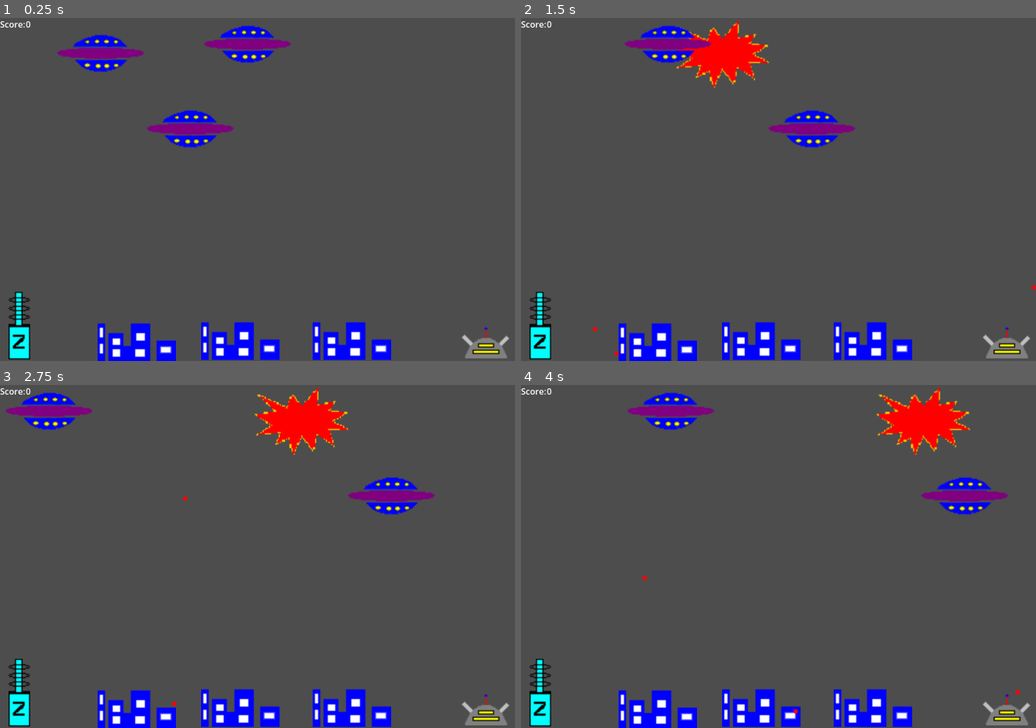
Above: before the commit, frames 1-4 (two rows, left to right).
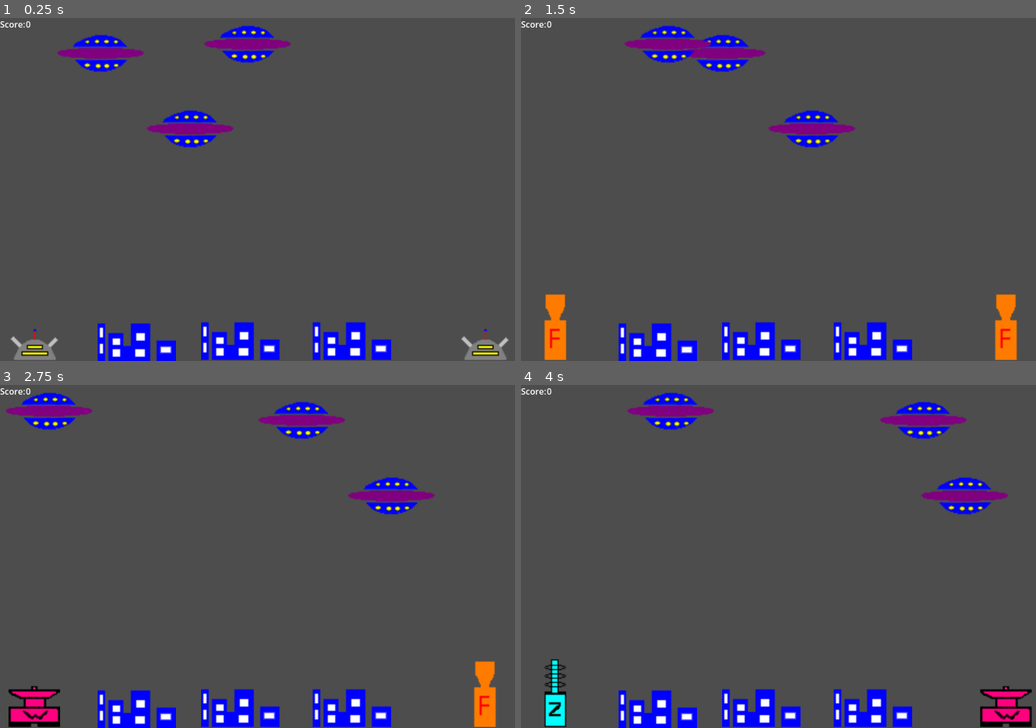
Above: after the commit, the same moments.

Repository: halkeye/AlienAttackGodot
Game: Godot game, scene res://scenes/main.tscn
Two runs of this game, one before a commit and one after it. Both use one fixed random seed, a clock stepped at 60 frames per second and the inputs below.
Inputs (mouse positions are in pixels of both pictures, inside the frame that each line leads up to):
- Up to frame 1 (0.25 s): no input
- Up to frame 2 (1.5 s): click (557, 326) at 0.52 s; click (1005, 326) at 1.27 s
- Up to frame 3 (2.75 s): click (36, 693) at 2.02 s
- Up to frame 4 (4 s): click (1005, 693) at 2.77 s; click (557, 693) at 3.52 s

The runs differ from the first frame. In frame 1, 1.2% of the frame differs, in the area x 1-99%, y 79-100%; in frame 2, 3.9%; in frame 3, 4.0%, in the area x 1-99%, y 0-100%; in frame 4, 3.9%.

Commit message:
Click to change weapon
Make all the weapon images the same size, then turn it into a button

Diff:
--- a/project.godot
+++ b/project.godot
@@ -30,6 +30,11 @@
 , Object(InputEventKey,"resource_local_to_scene":false,"resource_name":"","device":-1,"window_id":0,"alt_pressed":false,"shift_pressed":false,"ctrl_pressed":false,"meta_pressed":false,"pressed":false,"keycode":0,"physical_keycode":4194321,"key_label":0,"unicode":0,"echo":false,"script":null)
 ]
 }
+fire={
+"deadzone": 0.5,
+"events": [Object(InputEventMouseButton,"resource_local_to_scene":false,"resource_name":"","device":-1,"window_id":0,"alt_pressed":false,"shift_pressed":false,"ctrl_pressed":false,"meta_pressed":false,"button_mask":0,"position":Vector2(0, 0),"global_position":Vector2(0, 0),"factor":1.0,"button_index":1,"canceled":false,"pressed":false,"double_click":false,"script":null)
+]
+}
 
 [layer_names]
 
--- a/scenes/main.gd
+++ b/scenes/main.gd
@@ -33,6 +33,7 @@
 	if event is InputEventMouseButton:
 		if event.button_index == MOUSE_BUTTON_LEFT:
 			if event.pressed:
+				print("_unhandled_input.event: ", event)
 				var mouse_position = get_global_mouse_position()
 				$Weapon.fire(bullet_scene, get_global_mouse_position())
 				$Weapon2.fire(bullet_scene, get_global_mouse_position())
@@ -42,3 +43,11 @@
 			print("screen was touched at ", event.position)
 		else:
 			print("screen was released")
+
+
+func _on_weapon_input_event(viewport, event, shape_idx):
+	print("_on_weapon_input_event.event: ", event)
+	print("_on_weapon_input_event.shape_idx: ", shape_idx)
+	if event.is_action_pressed("switch"):
+		$Weapon.gun_type = $Weapon.gun_type + 1
+		$Weapon2.gun_type = $Weapon2.gun_type + 1
--- a/scenes/main.tscn
+++ b/scenes/main.tscn
@@ -53,12 +53,17 @@
 scale = Vector2(2, 2)
 
 [node name="Weapon" parent="." instance=ExtResource("4_edgso")]
-position = Vector2(16, 637)
+offset_left = 16.0
+offset_top = 512.0
+offset_right = 64.0
+offset_bottom = 575.0
 scale = Vector2(2, 2)
-gun_type = "Zapper"
 
 [node name="Weapon2" parent="." instance=ExtResource("4_edgso")]
-position = Vector2(861, 635)
+offset_left = 856.0
+offset_top = 512.0
+offset_right = 904.0
+offset_bottom = 575.0
 scale = Vector2(2, 2)
 
 [node name="LeftWall" type="Area2D" parent="."]
--- a/scenes/weapon.gd
+++ b/scenes/weapon.gd
@@ -1,6 +1,17 @@
-extends CharacterBody2D
+extends TextureButton
 
-@export_enum("Basic", "Firestorm", "Widearea", "Zapper") var gun_type: String = "Basic" : set=set_gun_type
+enum GunType {
+	BASIC,
+	FIRESTORM,
+	WIDEAREA,
+	ZAPPER,
+}
+@export var gun_type: GunType = GunType.BASIC : set=set_gun_type
+
+@onready var basic_gun_image = preload("res://sprites/weapons/Basic Gun.png")
+@onready var firestorm_gun_image = preload("res://sprites/weapons/firestormgun.png")
+@onready var widearea_gun_image = preload("res://sprites/weapons/wideareagun.png")
+@onready var zapper_gun_image = preload("res://sprites/weapons/zappergun.png")
 
 # Called when the node enters the scene tree for the first time.
 func _ready():
@@ -11,21 +22,33 @@
 	pass
 
 func set_gun_type(type):
-	$BasicGun.hide()
-	$Firestormgun.hide()
-	$Wideareagun.hide()
-	$Zappergun.hide()
-
-	if type == "Basic":
-		$BasicGun.show()
-	elif type == "Firestorm":
-		$Firestormgun.show()
-	elif type == "Widearea":
-		$Wideareagun.show()
-	elif type == "Zapper":
-		$Zappergun.show()
+	if type == GunType.BASIC:
+		$".".set_texture_normal(basic_gun_image)
+	elif type == GunType.FIRESTORM:
+		$".".set_texture_normal(firestorm_gun_image)
+	elif type ==GunType.WIDEAREA:
+		$".".set_texture_normal(widearea_gun_image)
+	elif type == GunType.ZAPPER:
+		$".".set_texture_normal(zapper_gun_image)
+	gun_type = type
 
 func fire(bullet_scene: PackedScene, pos: Vector2):
 	var bullet = bullet_scene.instantiate()
 	bullet.start($".".global_position, (pos - global_position).angle())
 	get_tree().root.add_child(bullet)
+
+func next_weapon():
+	if gun_type == GunType.BASIC:
+		gun_type = GunType.FIRESTORM
+	elif gun_type == GunType.FIRESTORM:
+		gun_type = GunType.WIDEAREA
+	elif gun_type == GunType.WIDEAREA:
+		gun_type = GunType.ZAPPER
+	elif gun_type == GunType.ZAPPER:
+		gun_type = GunType.BASIC
+
+func _on_gui_input(event):
+	if event is InputEventMouseButton:
+		if event.button_index == MOUSE_BUTTON_LEFT:
+			if event.pressed:
+				next_weapon()
--- a/scenes/weapon.tscn
+++ b/scenes/weapon.tscn
@@ -1,33 +1,16 @@
-[gd_scene load_steps=6 format=3 uid="uid://bqlch05ol3ig3"]
+[gd_scene load_steps=3 format=3 uid="uid://bqlch05ol3ig3"]
 
 [ext_resource type="Script" path="res://scenes/weapon.gd" id="1_vchuq"]
 [ext_resource type="Texture2D" uid="uid://ciao30641xgpe" path="res://sprites/weapons/Basic Gun.png" id="1_y6p8q"]
-[ext_resource type="Texture2D" uid="uid://8oecnk5xvaa" path="res://sprites/weapons/firestormgun.png" id="2_3bp5u"]
-[ext_resource type="Texture2D" uid="uid://dwfclgdecpwwl" path="res://sprites/weapons/wideareagun.png" id="3_1b5j4"]
-[ext_resource type="Texture2D" uid="uid://dhgnsjrqbiy4b" path="res://sprites/weapons/zappergun.png" id="4_8e272"]
 
-[node name="Weapon" type="CharacterBody2D"]
+[node name="Weapon" type="TextureButton"]
+offset_left = -24.0
+offset_top = -32.0
+offset_right = 24.0
+offset_bottom = 31.0
+mouse_default_cursor_shape = 2
+action_mode = 0
+texture_normal = ExtResource("1_y6p8q")
 script = ExtResource("1_vchuq")
 
-[node name="BasicGun" type="Sprite2D" parent="."]
-position = Vector2(0, -29)
-texture = ExtResource("1_y6p8q")
-centered = false
-
-[node name="Firestormgun" type="Sprite2D" parent="."]
-visible = false
-position = Vector2(0, -61)
-texture = ExtResource("2_3bp5u")
-centered = false
-
-[node name="Wideareagun" type="Sprite2D" parent="."]
-visible = false
-position = Vector2(0, -38)
-texture = ExtResource("3_1b5j4")
-centered = false
-
-[node name="Zappergun" type="Sprite2D" parent="."]
-visible = false
-position = Vector2(0, -63)
-texture = ExtResource("4_8e272")
-centered = false
+[connection signal="gui_input" from="." to="." method="_on_gui_input"]
Binary file changed: sprites/weapons/Basic Gun.png
Binary file changed: sprites/weapons/firestormgun.png
Binary file changed: sprites/weapons/wideareagun.png
Binary file changed: sprites/weapons/zappergun.png
